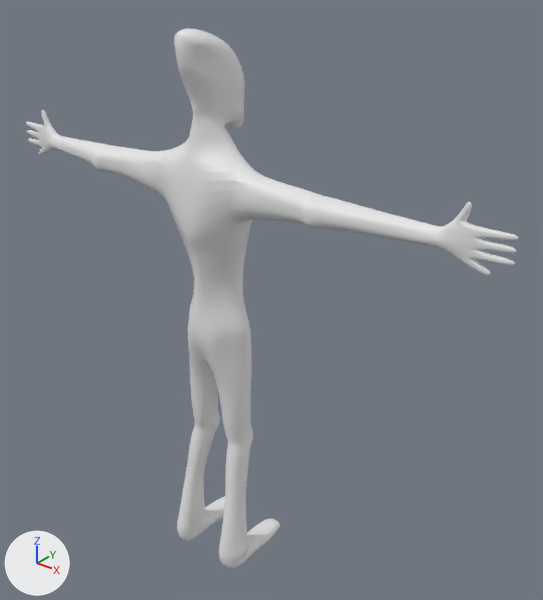
Renders of the Blender file Resources/3D/cephalophage.blend from each side of a commit.
Camera for both pictures: a 50 mm lens placed at (9.63, -10.26, 13.19), pointed at (0.7, 0.9, 6.27). Arrows for +X, +Y and +Z are at lower left; the lights stay in place. The same objects are shown in both versions, whatever each file hides.

Objects in the first picture: 'cephalophage.001'.
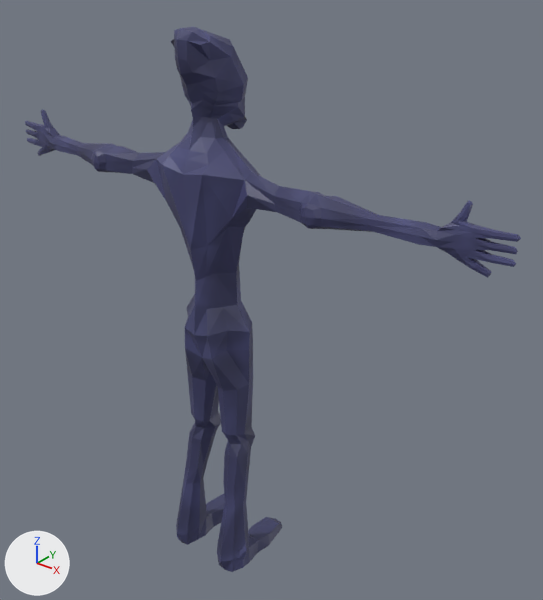
Location of each change, (x1, y1, x2, y2) in pixels of the pictures (543 x 600 px):
```json
{"object": "cephalophage.001", "change": "reshaped, modifiers changed", "before": [26, 29, 519, 568], "after": [25, 27, 521, 572]}
{"part": 1, "of": "me_plane_001", "change": "built on", "before": [59, 114, 420, 331], "after": [25, 29, 426, 545]}
{"part": 2, "of": "me_plane_001", "change": "recoloured", "before": [26, 29, 519, 568], "after": [177, 27, 521, 572], "on screen": "grey to blue"}
```

Scene script edits in JSON lines:
```json
{"op": "add", "block": "img_cephalophage_skin", "code": ["img_cephalophage_skin = load_image('cephalophage-skin', '_unpacked/cephalophage-skin', 1024, 1024, 'sRGB')"]}
{"op": "add", "block": "mat_cephalophage", "code": ["mat_cephalophage = principled_material('cephalophage')", "mat_cephalophage.texture = img_cephalophage_skin"]}
{"block": "me_plane_001", "where": "# used by ob_cephalophage_001; location = (0.0, 0.0, 0.0); rotation_euler = (0.0, 0.0, 1.571), in degrees (0, 0, 90)"}
{"op": "remove", "block": "me_plane_001", "code": "me_plane_001.from_pydata(...)  # 460 vertices, 440 faces; spans x -0.95..1.16, y -6.05..0.0, z 0.0..11.77"}
{"op": "add", "block": "me_plane_001", "code": "me_plane_001.from_pydata(...)  # 882 vertices, 880 faces; spans x -0.95..1.16, y -6.05..6.05, z 0.0..11.77"}
{"block": "me_plane_001", "change": "me_plane_001 part 1: 58 vertices moved from x -0.85..0.9, y -3.78..0.0, z 6.34..10.04 to x -0.83..0.8, y -3.76..0.0, z 6.39..10.01; 422 vertices added at x -0.95..1.16, y 0.09..6.05, z 0.0..11.74"}
{"block": "me_plane_001", "change": "me_plane_001 part 2: 440 faces spanning x -0.95..1.16, y -6.05..0.0, z 0.0..11.77 switch from no material to mat_cephalophage (picture img_cephalophage_skin)"}
{"op": "remove", "block": "ob_cephalophage_001", "code": "_m = ob_cephalophage_001.modifiers.new('Mirror', 'MIRROR')"}
{"op": "remove", "block": "ob_cephalophage_001", "code": "_m.use_axis = (False, True, False)"}
{"op": "remove", "block": "ob_cephalophage_001", "code": "_m.use_clip = True"}
{"op": "remove", "block": "ob_cephalophage_001", "code": "_m = ob_cephalophage_001.modifiers.new('Subdivision', 'SUBSURF')"}
```
